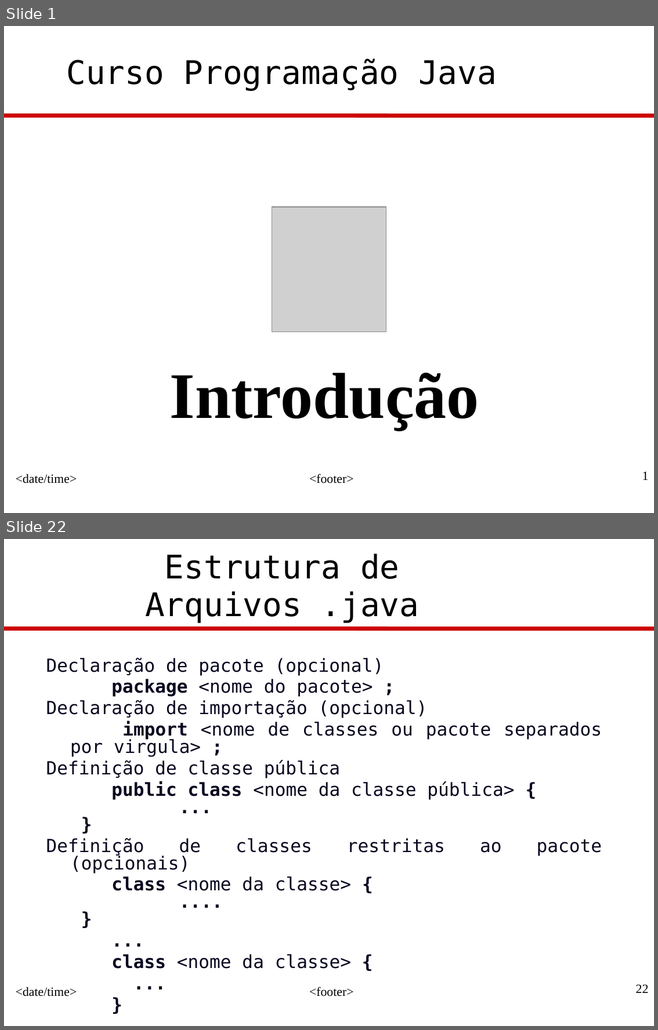
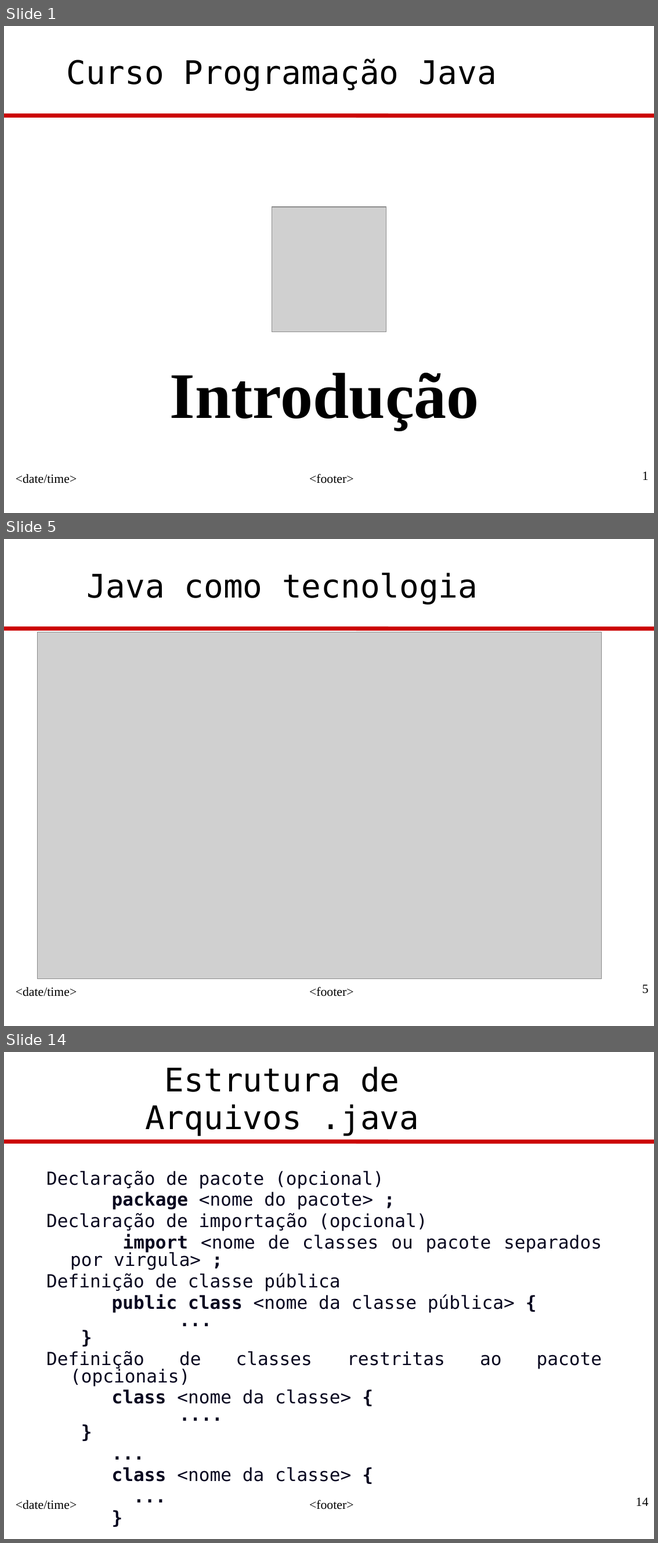
Before and after one commit to eaoliveira/DSJ-N1602, a slide deck: Professor/src/introducao/JavaProg-1-Introducao.ppt. Shown one above the other, each under a label of ours: slides 1 and 22 before the commit, slides 1, 5 and 14 after it; the slides between them are not shown. The pictures are 658x1030 and 658x1543 pixels, drawn with LibreOffice and Linux fonts; fonts in the diff are those of the drawing; grey boxes stand for pictures; background and template pictures are left out. Boxes give left, top, right and bottom in pixels: in the first picture for what was removed or moved away, otherwise in the second. Text is boxed around its words. In the diff, an @@ line names an element or a change of style, - is before the commit and + after.

```diff
--- a/Professor/src/introducao/JavaProg-1-Introducao.ppt
+++ b/Professor/src/introducao/JavaProg-1-Introducao.ppt
@@ slide 5 added at [4, 539, 654, 1026], background #FFFFFF; not listed: 4 template elements that a slide beside it also shows @@
@@ text added at [86, 573, 477, 604], 36 pt, text #000000 @@
+Java como tecnologia
@@ picture added at [37, 632, 601, 979] @@
@@ what was slide 22 is now slide 14 @@
@@ page number at [636, 1497, 648, 1506]: text changed @@
-22
+14
```
Also in this commit, not shown: 12 slides changed, 7 other slides added, 17 slides removed.
